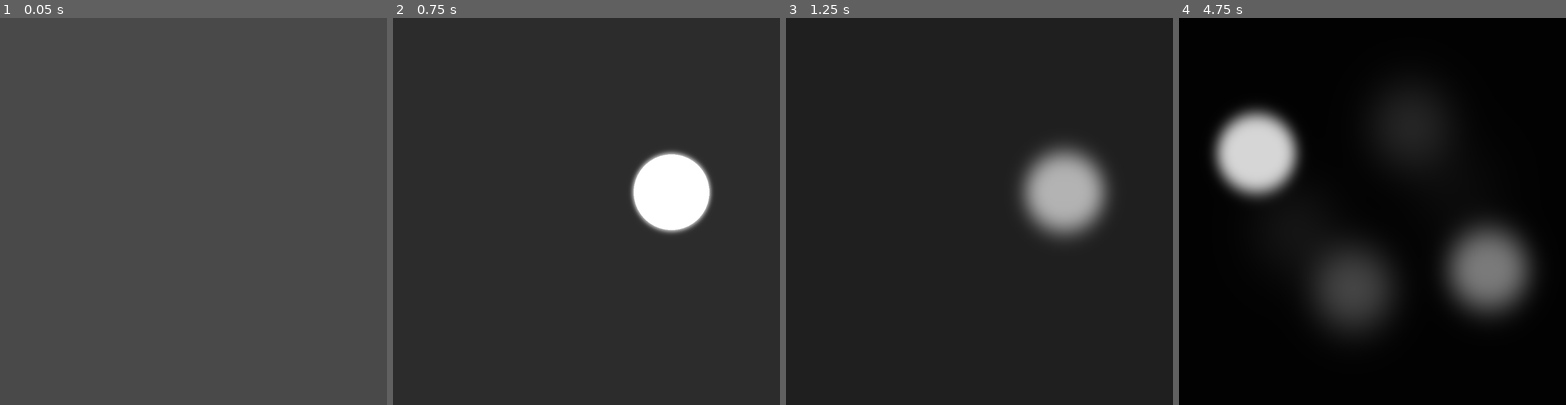
Above: before the commit, frames 1-4 (left to right).
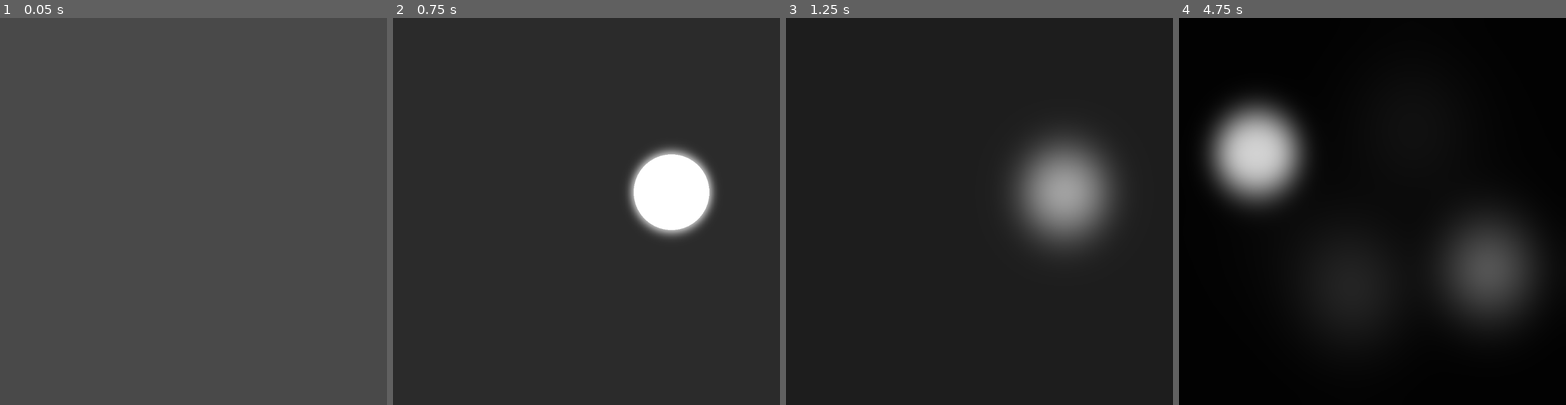
Above: after the commit, the same moments.

Repository: notapixelstudio/simulation-shader
Game: Godot game, scene res://Main.tscn
Two runs of this game, one before a commit and one after it. Both use one fixed random seed, a clock stepped at 60 frames per second and the inputs below. The engine's default icon, where the game draws it, is replaced by a stand-in: a white triangle on a blue panel in a dark square.
Inputs (mouse positions are in pixels of both pictures, inside the frame that each line leads up to):
- Up to frame 1 (0.05 s): no input
- Up to frame 2 (0.75 s): tap Enter at 0.5 s; move the mouse to (671, 192) at 0.52 s; click (671, 192) at 0.67 s
- Up to frame 3 (1.25 s): no input
- Up to frame 4 (4.75 s): move the mouse to (1295, 230) at 1.27 s; click (1295, 230) at 1.42 s; move the mouse to (1411, 126) at 2.02 s; click (1411, 126) at 2.17 s; move the mouse to (1353, 288) at 2.77 s; click (1353, 288) at 2.92 s; move the mouse to (1488, 269) at 3.52 s; click (1488, 269) at 3.67 s; move the mouse to (1256, 153) at 4.27 s; click (1256, 153) at 4.42 s

Frame 1 is identical in both runs. In frame 2, 1.0% of the frame differs, in the area x 60-84%, y 33-57%; in frame 3, 2.0%; in frame 4, 7.1%, in the area x 6-89%, y 20-76%.

Commit message:
higher blur

Diff:
--- a/Main.tscn
+++ b/Main.tscn
@@ -11,7 +11,7 @@
 uniform vec2 draw_pos = vec2(0.0,0.0);
 uniform bool draw = false;
 uniform float point_radius = 100.0;
-uniform float blur = 2.0;
+uniform float blur = 3.0;
 
 void fragment(){
 	vec2 pos = vec2(draw_pos.x/width, draw_pos.y/height);
@@ -29,7 +29,7 @@
 shader_param/draw_pos = Vector2( 0, 0 )
 shader_param/draw = false
 shader_param/point_radius = 100.0
-shader_param/blur = 2.0
+shader_param/blur = 3.0
 
 [node name="Main" type="Control"]
 anchor_right = 1.0
